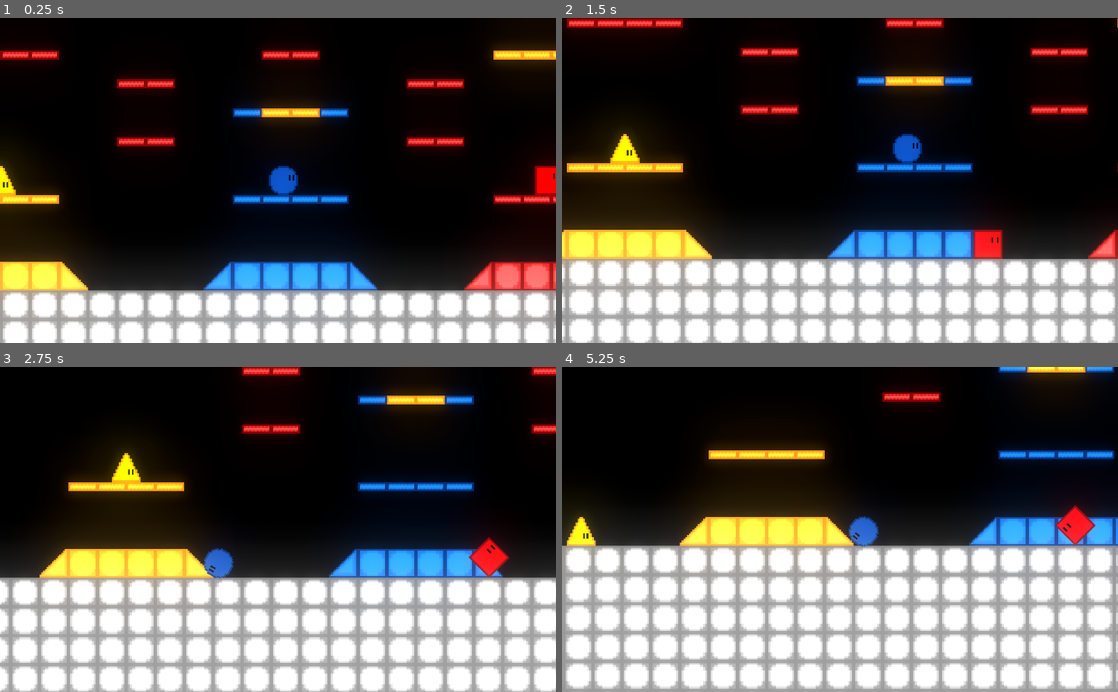
Above: before the commit, frames 1-4 (two rows, left to right).
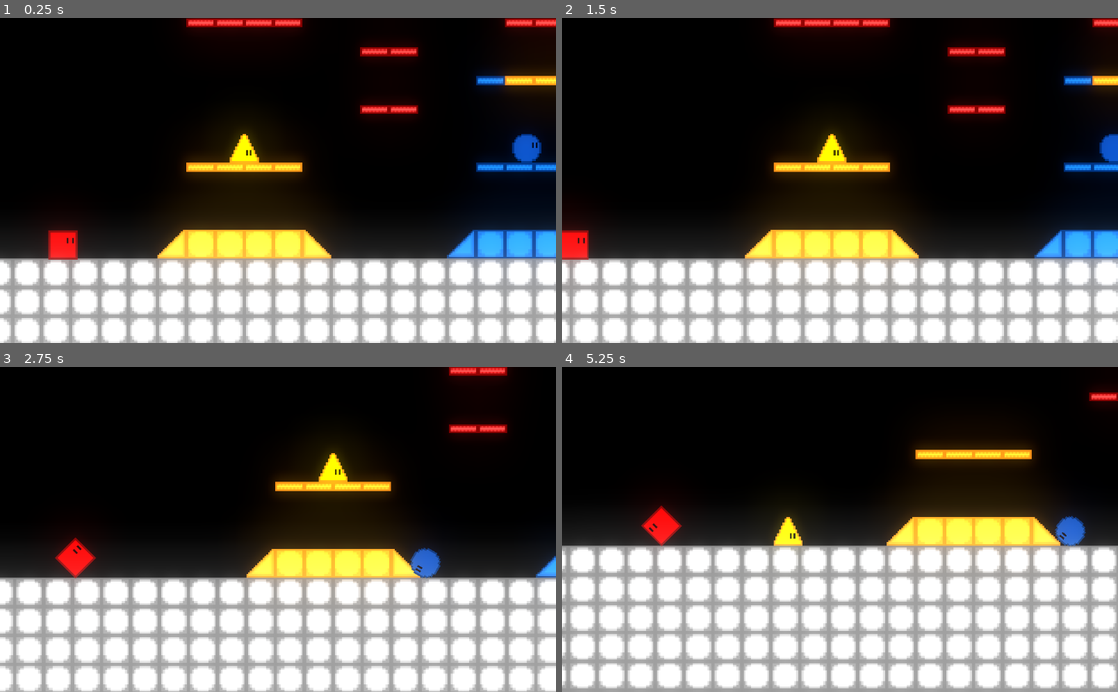
Above: after the commit, the same moments.

Repository: Kilka4/GeometricLogic
Game: Godot game, scene res://Scenes/Level1.tscn
The game is run twice, just before and just after one commit, with the same random seed, the same clock (stepped at 60 frames per second) and the same inputs. The project has no main scene, so this scene is started directly.
Inputs:
- Up to frame 1 (0.25 s): no input
- Up to frame 2 (1.5 s): tap Enter at 0.5 s; hold A (Player1a) 0.53-1.28 s; tap W (Player1jump) at 0.77 s; tap D (Player1d) at 1.35 s
- Up to frame 3 (2.75 s): tap W (Player1jump) at 1.52 s; hold Left (Player2leftarrow) from 2.03 s (still down)
- Up to frame 4 (5.25 s): release Left (Player2leftarrow) at 2.78 s; tap Right (Player2rightarrow) at 2.85 s; tap W (Player1jump) at 3.02, 3.77, 4.52 s; hold H (Player3h) 3.53-4.28 s; tap K (Player3k) at 4.35 s; hold A (Player1a) from 5.03 s (still down)

The runs differ from the first frame. In frame 1, 44% of the frame differs, in the area x 0-100%, y 0-100%; in frame 2, 37%; in frame 3, 34%; in frame 4, 33%.

Commit message:
Добавил ограничение позиции персонажа в рамках камеры Добавил глобал синглтон Изменил коллизию квадрата, чтобы пролезал в узкие места

Diff:
--- a/Scenes/Level1.tscn
+++ b/Scenes/Level1.tscn
@@ -101,6 +101,7 @@
 
 [node name="Camerafor3players" parent="." instance=ExtResource( 14 )]
 position = Vector2( 1534, 387 )
+process_mode = 0
 player_1 = NodePath("../Square")
 player_2 = NodePath("../Circle")
 player_3 = NodePath("../Triangle")
--- a/Scenes/Square.tscn
+++ b/Scenes/Square.tscn
@@ -4,7 +4,7 @@
 [ext_resource path="res://Sprites/RedSquare.png" type="Texture" id=2]
 
 [sub_resource type="RectangleShape2D" id=2]
-extents = Vector2( 8, 8 )
+extents = Vector2( 8, 7.5 )
 
 [sub_resource type="Animation" id=3]
 resource_name = "jump"
--- a/Scripts/Camerafor3players.gd
+++ b/Scripts/Camerafor3players.gd
@@ -7,9 +7,28 @@
 onready var p2 = get_node(player_2)
 onready var p3 = get_node(player_3)
 
+var global_rect := Rect2()
+
 func _ready():
 	if p1 != null && p2 != null && p3 != null:
 		set_process(true)
 
+	Global.current_camera2d = self
+#	connect("item_rect_changed", self, "update_global_rect")
+
 func _process(delta):
+	update_global_rect()
 	global_position = ((p1.global_position / 3) + (p2.global_position / 3) + (p3.global_position / 3))
+
+func update_global_rect():
+	var _v_size = get_viewport().size * zoom
+	var _topleft_corner = get_camera_position() - (_v_size / 2)
+#	var _bottomright_corner =  get_camera_position() + (_v_size / 2)
+	global_rect = Rect2(_topleft_corner, _v_size)
+	update()
+	pass
+
+#func _draw():
+#	var _local_rect = Rect2(to_local(global_rect.position), global_rect.size)
+#	draw_rect(_local_rect, Color.red, false, 3)
+#	pass
--- a/Scripts/Square.gd
+++ b/Scripts/Square.gd
@@ -37,6 +37,12 @@
 		$Sprite.rotation_degrees -= 45
 		$CollisionShape2D.rotation_degrees -= 45
 
+func limit_pos_to_camera():
+	var _camera_rect = Global.current_camera2d.global_rect as Rect2
+	var _x_min = _camera_rect.position.x
+	var _x_max = _x_min + _camera_rect.size.x
+	global_position = Vector2(clamp(global_position.x, _x_min, _x_max), global_position.y)
+
 func _physics_process(delta):
 	get_input()
 	velocity.y += gravity * delta
@@ -47,3 +53,4 @@
 		var collision = get_slide_collision(index)
 		if collision.collider.is_in_group("Body"):
 			collision.collider.apply_central_impulse(-collision.normal * inertia)
+	limit_pos_to_camera()
--- /dev/null
+++ b/Scripts/global.gd
@@ -0,0 +1,3 @@
+extends Node
+
+var current_camera2d: Camera2D
--- a/project.godot
+++ b/project.godot
@@ -12,6 +12,10 @@
 
 config/name="Geometry"
 config/icon="res://icon.png"
+
+[autoload]
+
+Global="*res://Scripts/global.gd"
 
 [gui]
 
